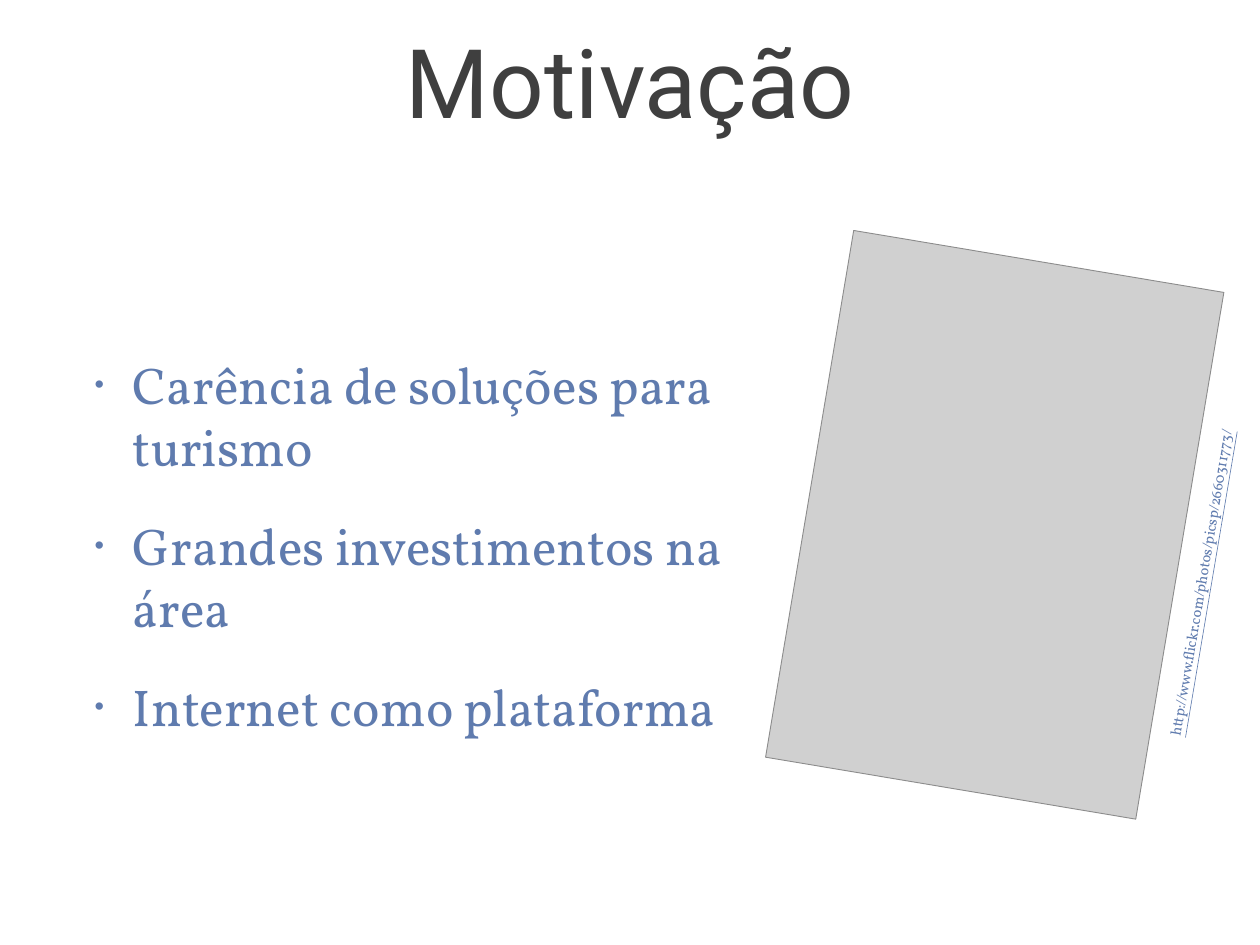
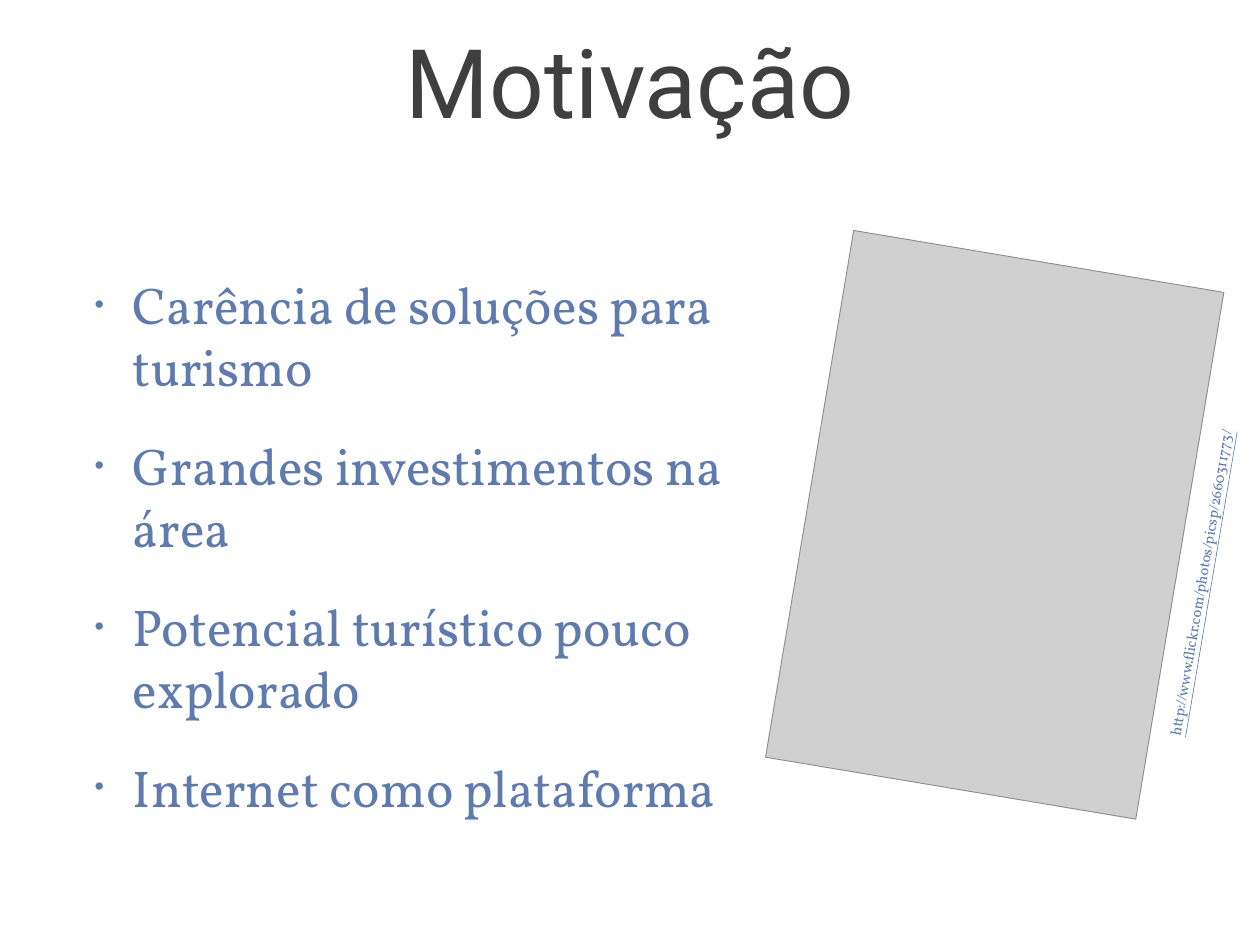
Before and after one commit to tulios/projetofinal-roteiros, a slide deck: slide 3 of apresentacao/apresentacao.ppt. Drawn at 1260x945 pixels with LibreOffice and Linux fonts; fonts in the diff are those of the drawing; grey boxes stand for pictures; background and template pictures are left out. Boxes give left, top, right and bottom in pixels: in the first picture for what was removed or moved away, otherwise in the second. Text is boxed around its words. In the diff, an @@ line names an element or a change of style, - is before the commit and + after.

```diff
--- a/apresentacao/apresentacao.ppt
+++ b/apresentacao/apresentacao.ppt
@@ text at (x1=133, y1=609, x2=691, y2=721): paragraph added @@
+• Potencial turístico pouco explorado
```
Also in this commit, not shown: 4 other slides changed, 4 slides added, 1 slide removed, 2 other files.
